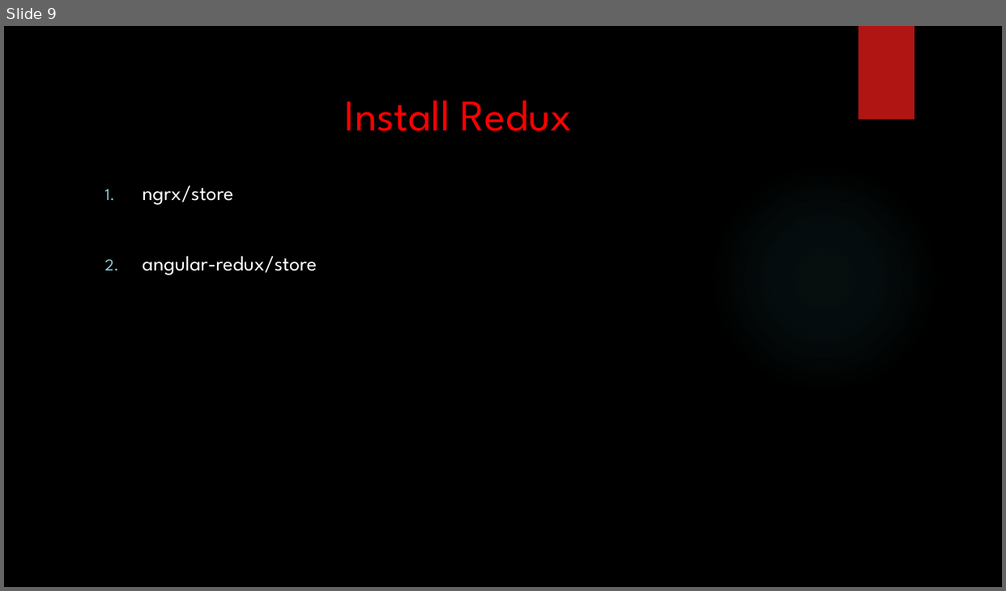
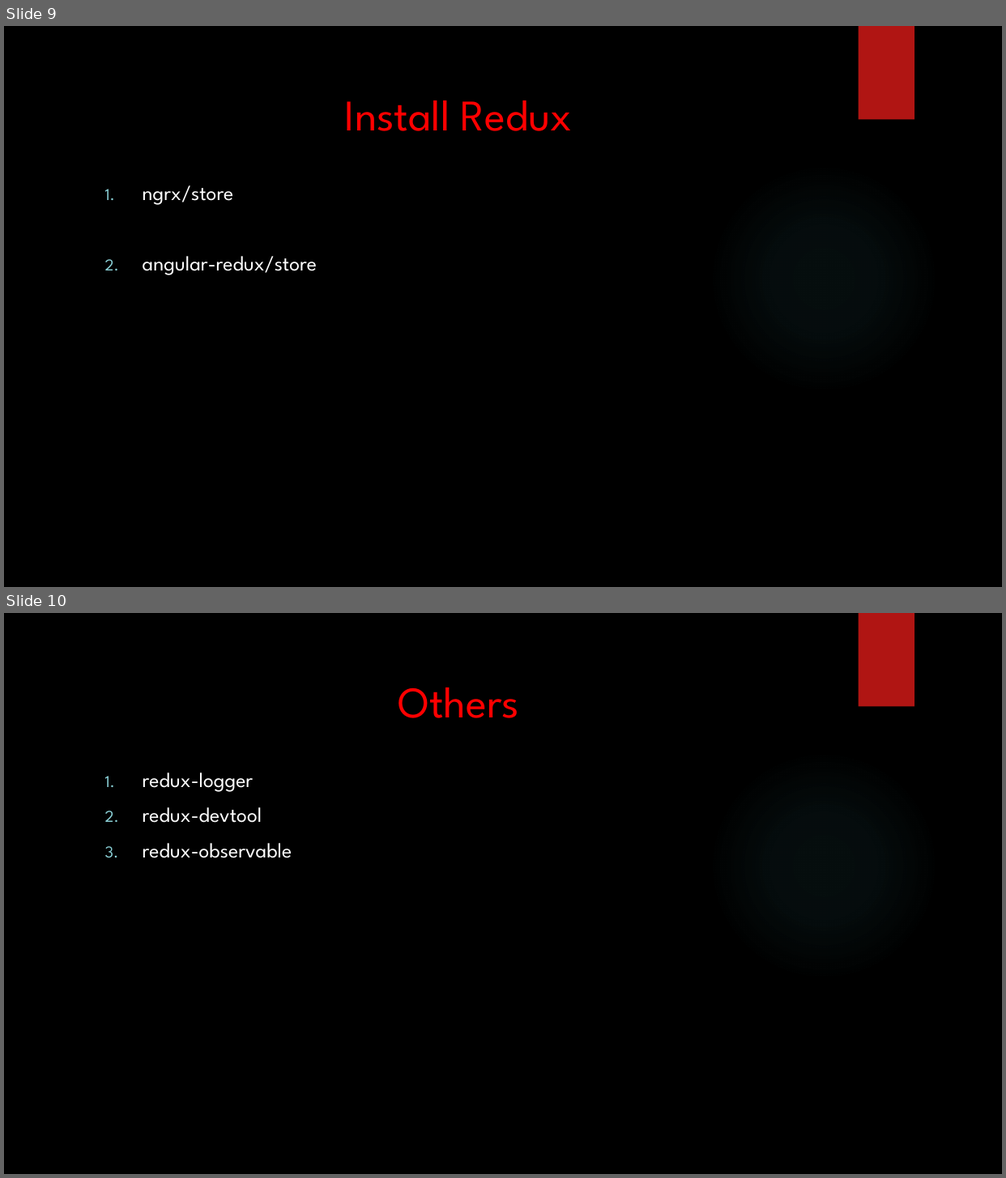
Before and after one commit to HideMode/angular4-todo, a slide deck: Introduction to Redux for Angular2.pptx. Shown one above the other, each under a label of ours: slide 9 before the commit, slides 9 and 10 after it. The pictures are 1006x591 and 1006x1178 pixels, drawn with LibreOffice and Linux fonts; fonts in the diff are those of the drawing; background and template pictures are left out. Boxes give left, top, right and bottom in pixels: in the first picture for what was removed or moved away, otherwise in the second. Text is boxed around its words. In the diff, an @@ line names an element or a change of style, - is before the commit and + after.

```diff
--- a/Introduction to Redux for Angular2.pptx
+++ b/Introduction to Redux for Angular2.pptx
@@ slide 10 added at box(4, 613, 1002, 1174), background picture (left out); not listed: 2 template elements that a slide beside it also shows @@
@@ title added at box(398, 688, 519, 718), 42 pt, text #FF0000 @@
+Others
@@ text added at box(143, 773, 292, 858), 20 pt, text #FFFFFF @@
+1. redux-logger
+2. redux-devtool
+3. redux-observable
```
Also in this commit, not shown: 1 slide changed, 1 other slide added, 1 slide removed, 8 other files.
